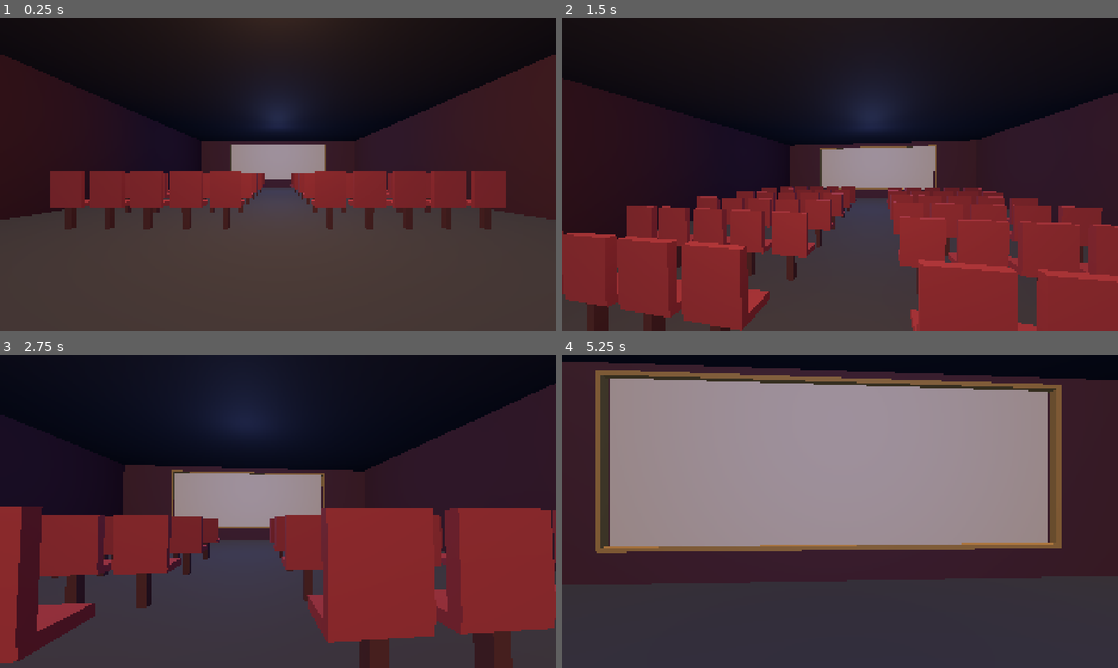
Above: before the commit, frames 1-4 (two rows, left to right).
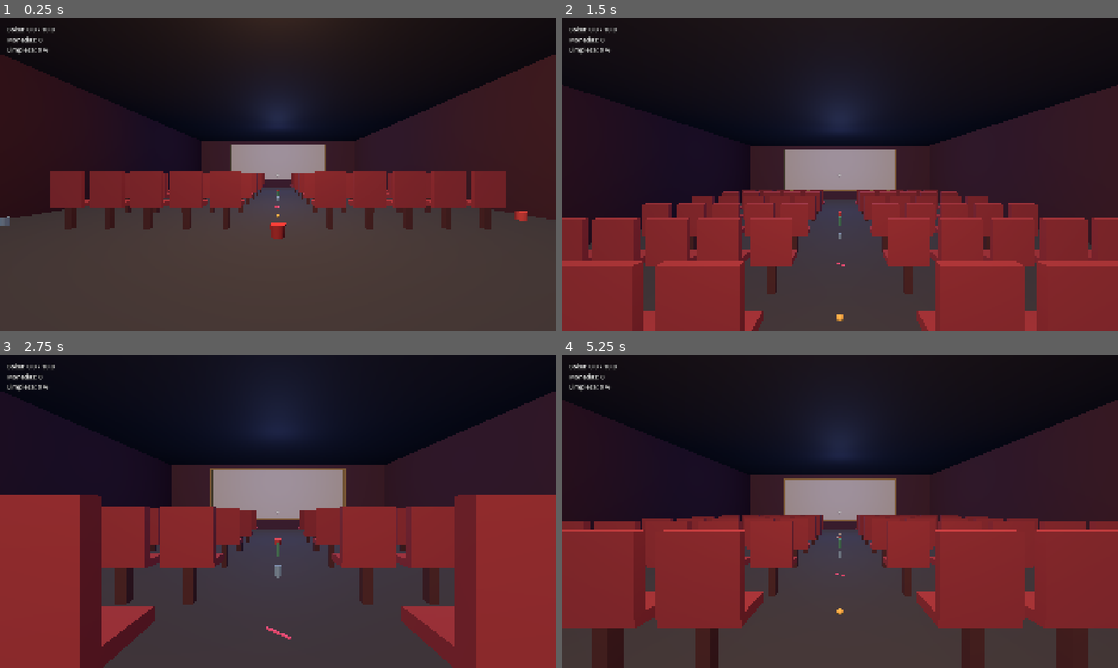
Above: after the commit, the same moments.

Repository: cristhianfg05/TFG_CINEMA
Game: Godot game, scene res://scenes/main/main.tscn
Same seed, same stepped clock (60 frames per second), same inputs: the game is played once before the commit and once after it.
Inputs (mouse positions are in pixels of both pictures, inside the frame that each line leads up to):
- Up to frame 1 (0.25 s): no input
- Up to frame 2 (1.5 s): tap Enter at 0.5 s; move the mouse to (867, 174) at 0.52 s; hold W (move_forward) from 0.53 s (still down); tap E (interact) at 0.6 s; tap Space (jump) at 0.77 s; move the mouse to (812, 174) at 1.27 s; tap Ctrl (crouch) at 1.35 s
- Up to frame 3 (2.75 s): keep holding W (move_forward); tap Space (jump) at 1.52 s; tap E (interact) at 1.55, 2.1 s; move the mouse to (289, 505) at 2.02 s
- Up to frame 4 (5.25 s): keep holding W (move_forward); move the mouse to (834, 517) at 2.77 s; click (834, 517) at 2.85 s; tap Space (jump) at 3.02, 3.77, 4.52 s; tap E (interact) at 3.05, 3.8, 4.35 s; move the mouse to (878, 514) at 3.52 s; hold Shift (sprint) 3.53-4.28 s; tap R (debug_reset, bound only after the commit) at 4.15 s; move the mouse to (795, 508) at 4.27 s; move the mouse to (845, 511) at 5.02 s; hold Ctrl (crouch) from 5.03 s (still down)

The runs differ from the first frame. In frame 1, 0.5% of the frame differs, in the area x 0-95%, y 2-71%; in frame 2, 18%; in frame 3, 29%; in frame 4, 71%, in the area x 0-100%, y 2-100%.

Commit message:
Implement phase 2 core cleaning loop candidate

Diff:
--- a/project.godot
+++ b/project.godot
@@ -72,6 +72,11 @@
 "events": [Object(InputEventKey,"resource_local_to_scene":false,"resource_name":"","device":-1,"window_id":0,"alt_press …(195 unchanged characters)…
 ]
 }
+debug_reset={
+"deadzone": 0.5,
+"events": [Object(InputEventKey,"resource_local_to_scene":false,"resource_name":"","device":-1,"window_id":0,"alt_pressed":false,"shift_pressed":false,"ctrl_pressed":false,"meta_pressed":false,"pressed":false,"keycode":82,"physical_keycode":82,"key_label":82,"unicode":114,"location":0,"echo":false,"script":null)
+]
+}
 
 [rendering]
 
--- /dev/null
+++ b/resources/trash/bottle.tres
@@ -0,0 +1,12 @@
+[gd_resource type="Resource" script_class="TrashDefinition" load_steps=2 format=3]
+
+[ext_resource type="Script" path="res://resources/trash/trash_definition.gd" id="1"]
+
+[resource]
+script = ExtResource("1")
+id = &"bottle"
+display_name = "Botella"
+category = &"container"
+volume = 1.2
+reward = 3
+destination = &"trash_bin"
--- /dev/null
+++ b/resources/trash/bucket.tres
@@ -0,0 +1,12 @@
+[gd_resource type="Resource" script_class="TrashDefinition" load_steps=2 format=3]
+
+[ext_resource type="Script" path="res://resources/trash/trash_definition.gd" id="1"]
+
+[resource]
+script = ExtResource("1")
+id = &"bucket"
+display_name = "Cubo de palomitas"
+category = &"container"
+volume = 1.5
+reward = 4
+destination = &"trash_bin"
--- /dev/null
+++ b/resources/trash/can.tres
@@ -0,0 +1,12 @@
+[gd_resource type="Resource" script_class="TrashDefinition" load_steps=2 format=3]
+
+[ext_resource type="Script" path="res://resources/trash/trash_definition.gd" id="1"]
+
+[resource]
+script = ExtResource("1")
+id = &"can"
+display_name = "Lata"
+category = &"container"
+volume = 0.8
+reward = 2
+destination = &"trash_bin"
--- /dev/null
+++ b/resources/trash/cup.tres
@@ -0,0 +1,12 @@
+[gd_resource type="Resource" script_class="TrashDefinition" load_steps=2 format=3]
+
+[ext_resource type="Script" path="res://resources/trash/trash_definition.gd" id="1"]
+
+[resource]
+script = ExtResource("1")
+id = &"cup"
+display_name = "Vaso"
+category = &"container"
+volume = 1.0
+reward = 2
+destination = &"trash_bin"
--- /dev/null
+++ b/resources/trash/napkin.tres
@@ -0,0 +1,12 @@
+[gd_resource type="Resource" script_class="TrashDefinition" load_steps=2 format=3]
+
+[ext_resource type="Script" path="res://resources/trash/trash_definition.gd" id="1"]
+
+[resource]
+script = ExtResource("1")
+id = &"napkin"
+display_name = "Servilleta"
+category = &"paper"
+volume = 0.2
+reward = 1
+destination = &"trash_bin"
--- /dev/null
+++ b/resources/trash/popcorn.tres
@@ -0,0 +1,12 @@
+[gd_resource type="Resource" script_class="TrashDefinition" load_steps=2 format=3]
+
+[ext_resource type="Script" path="res://resources/trash/trash_definition.gd" id="1"]
+
+[resource]
+script = ExtResource("1")
+id = &"popcorn"
+display_name = "Palomitas"
+category = &"food"
+volume = 0.3
+reward = 1
+destination = &"trash_bin"
--- /dev/null
+++ b/resources/trash/straw.tres
@@ -0,0 +1,12 @@
+[gd_resource type="Resource" script_class="TrashDefinition" load_steps=2 format=3]
+
+[ext_resource type="Script" path="res://resources/trash/trash_definition.gd" id="1"]
+
+[resource]
+script = ExtResource("1")
+id = &"straw"
+display_name = "Pajita"
+category = &"plastic"
+volume = 0.1
+reward = 1
+destination = &"trash_bin"
--- /dev/null
+++ b/resources/trash/ticket.tres
@@ -0,0 +1,12 @@
+[gd_resource type="Resource" script_class="TrashDefinition" load_steps=2 format=3]
+
+[ext_resource type="Script" path="res://resources/trash/trash_definition.gd" id="1"]
+
+[resource]
+script = ExtResource("1")
+id = &"ticket"
+display_name = "Entrada"
+category = &"paper"
+volume = 0.2
+reward = 1
+destination = &"trash_bin"
--- /dev/null
+++ b/resources/trash/trash_definition.gd
@@ -0,0 +1,10 @@
+class_name TrashDefinition
+extends Resource
+
+@export var id: StringName
+@export var display_name: String
+@export var category: StringName
+@export_range(0.01, 10.0, 0.01) var volume: float = 1.0
+@export_range(0, 100, 1) var reward: int = 1
+@export var destination: StringName = &"trash_bin"
+@export var model: PackedScene
--- /dev/null
+++ b/scenes/gameplay/gameplay_manager.tscn
@@ -0,0 +1,12 @@
+[gd_scene load_steps=2 format=3]
+
+[ext_resource type="Script" path="res://scripts/gameplay_manager.gd" id="1_manager"]
+
+[node name="GameplayManager" type="Node" groups=["gameplay_manager"]]
+script = ExtResource("1_manager")
+
+[node name="TrashItems" type="Node3D" parent="."]
+
+[node name="PickupAudio" type="AudioStreamPlayer" parent="."]
+
+[node name="EmptyAudio" type="AudioStreamPlayer" parent="."]
--- /dev/null
+++ b/scenes/gameplay/trash_bin.tscn
@@ -0,0 +1,26 @@
+[gd_scene load_steps=4 format=3]
+
+[ext_resource type="Script" path="res://scripts/trash_bin.gd" id="1_bin"]
+
+[sub_resource type="CylinderMesh" id="CylinderMesh_bin"]
+top_radius = 0.75
+bottom_radius = 0.65
+height = 1.4
+radial_segments = 12
+
+[sub_resource type="CylinderShape3D" id="CylinderShape_bin"]
+height = 1.4
+radius = 0.75
+
+[node name="TrashBin" type="StaticBody3D" groups=["trash_bin"]]
+collision_layer = 1
+collision_mask = 1
+script = ExtResource("1_bin")
+
+[node name="Mesh" type="MeshInstance3D" parent="."]
+position = Vector3(0, 0.7, 0)
+mesh = SubResource("CylinderMesh_bin")
+
+[node name="Collision" type="CollisionShape3D" parent="."]
+position = Vector3(0, 0.7, 0)
+shape = SubResource("CylinderShape_bin")
--- /dev/null
+++ b/scenes/gameplay/trash_item.tscn
@@ -0,0 +1,8 @@
+[gd_scene load_steps=2 format=3]
+
+[ext_resource type="Script" path="res://scripts/trash_item.gd" id="1_item"]
+
+[node name="TrashItem" type="StaticBody3D"]
+collision_layer = 1
+collision_mask = 1
+script = ExtResource("1_item")
--- a/scenes/main/main.tscn
+++ b/scenes/main/main.tscn
@@ -1,7 +1,10 @@
-[gd_scene load_steps=5 format=3]
+[gd_scene load_steps=8 format=3]
 
 [ext_resource type="PackedScene" path="res://scenes/player/player.tscn" id="1_player"]
 [ext_resource type="PackedScene" path="res://scenes/rooms/room_01_blockout.tscn" id="2_room"]
+[ext_resource type="PackedScene" path="res://scenes/gameplay/gameplay_manager.tscn" id="3_manager"]
+[ext_resource type="PackedScene" path="res://scenes/gameplay/trash_bin.tscn" id="4_bin"]
+[ext_resource type="PackedScene" path="res://scenes/ui/gameplay_hud.tscn" id="5_hud"]
 
 [sub_resource type="Environment" id="Environment_main"]
 background_mode = 1
@@ -42,3 +45,10 @@
 [node name="Room01Blockout" parent="." instance=ExtResource("2_room")]
 
 [node name="Player" parent="." instance=ExtResource("1_player")]
+
+[node name="GameplayManager" parent="." instance=ExtResource("3_manager")]
+
+[node name="TrashBin" parent="." instance=ExtResource("4_bin")]
+position = Vector3(-8.5, 0, 12.5)
+
+[node name="GameplayHUD" parent="." instance=ExtResource("5_hud")]
--- a/scenes/player/player.tscn
+++ b/scenes/player/player.tscn
@@ -6,7 +6,7 @@
 radius = 0.35
 height = 1.8
 
-[node name="Player" type="CharacterBody3D"]
+[node name="Player" type="CharacterBody3D" groups=["player"]]
 collision_layer = 1
 collision_mask = 1
 floor_snap_length = 0.3
--- /dev/null
+++ b/scenes/ui/gameplay_hud.tscn
@@ -0,0 +1,7 @@
+[gd_scene load_steps=2 format=3]
+
+[ext_resource type="Script" path="res://scripts/gameplay_hud.gd" id="1_hud"]
+
+[node name="GameplayHUD" type="CanvasLayer"]
+layer = 10
+script = ExtResource("1_hud")
--- /dev/null
+++ b/scripts/gameplay_hud.gd
@@ -0,0 +1,83 @@
+extends CanvasLayer
+
+var _prompt_label: Label
+var _bag_label: Label
+var _coins_label: Label
+var _clean_label: Label
+var _manager: Node
+
+
+func _ready() -> void:
+	add_to_group("gameplay_hud")
+	_build_ui()
+	_manager = get_tree().get_first_node_in_group("gameplay_manager")
+	var player = get_tree().get_first_node_in_group("player")
+	if _manager:
+		_manager.state_changed.connect(_update_state)
+		_update_state()
+	if player:
+		player.interaction_prompt_changed.connect(_set_prompt)
+
+
+func _build_ui() -> void:
+	var root_control := Control.new()
+	root_control.name = "HUDRoot"
+	root_control.set_anchors_and_offsets_preset(Control.PRESET_FULL_RECT)
+	add_child(root_control)
+
+	var crosshair := Label.new()
+	crosshair.name = "Crosshair"
+	crosshair.text = "+"
+	crosshair.horizontal_alignment = HORIZONTAL_ALIGNMENT_CENTER
+	crosshair.vertical_alignment = VERTICAL_ALIGNMENT_CENTER
+	crosshair.add_theme_font_size_override("font_size", 26)
+	crosshair.add_theme_color_override("font_color", Color.WHITE)
+	crosshair.add_theme_color_override("font_outline_color", Color.BLACK)
+	crosshair.add_theme_constant_override("outline_size", 4)
+	crosshair.set_anchors_preset(Control.PRESET_CENTER)
+	crosshair.position = Vector2(-20, -20)
+	crosshair.size = Vector2(40, 40)
+	root_control.add_child(crosshair)
+
+	_prompt_label = Label.new()
+	_prompt_label.name = "Prompt"
+	_prompt_label.horizontal_alignment = HORIZONTAL_ALIGNMENT_CENTER
+	_prompt_label.add_theme_font_size_override("font_size", 24)
+	_prompt_label.add_theme_color_override("font_color", Color("ffe9a6"))
+	_prompt_label.add_theme_color_override("font_outline_color", Color.BLACK)
+	_prompt_label.add_theme_constant_override("outline_size", 6)
+	_prompt_label.set_anchors_preset(Control.PRESET_CENTER_BOTTOM)
+	_prompt_label.position = Vector2(-400, -150)
+	_prompt_label.size = Vector2(800, 50)
+	root_control.add_child(_prompt_label)
+
+	var stats := VBoxContainer.new()
+	stats.name = "Stats"
+	stats.position = Vector2(24, 24)
+	stats.add_theme_constant_override("separation", 4)
+	root_control.add_child(stats)
+	_bag_label = _make_stat_label()
+	_coins_label = _make_stat_label()
+	_clean_label = _make_stat_label()
+	stats.add_child(_bag_label)
+	stats.add_child(_coins_label)
+	stats.add_child(_clean_label)
+
+
+func _make_stat_label() -> Label:
+	var label := Label.new()
+	label.add_theme_font_size_override("font_size", 22)
+	label.add_theme_color_override("font_color", Color.WHITE)
+	label.add_theme_color_override("font_outline_color", Color.BLACK)
+	label.add_theme_constant_override("outline_size", 5)
+	return label
+
+
+func _set_prompt(prompt: String) -> void:
+	_prompt_label.text = prompt
+
+
+func _update_state() -> void:
+	_bag_label.text = "Bolsa: %.1f / %.1f" % [_manager.bag_volume, _manager.bag_capacity]
+	_coins_label.text = "Monedas: %d" % _manager.coins
+	_clean_label.text = "Limpieza: %d %%" % _manager.get_clean_percent()
--- /dev/null
+++ b/scripts/gameplay_manager.gd
@@ -0,0 +1,118 @@
+extends Node
+
+signal state_changed
+
+const TRASH_SCENE := preload("res://scenes/gameplay/trash_item.tscn")
+const DEFINITIONS: Array[Resource] = [
+	preload("res://resources/trash/ticket.tres"),
+	preload("res://resources/trash/napkin.tres"),
+	preload("res://resources/trash/cup.tres"),
+	preload("res://resources/trash/bottle.tres"),
+	preload("res://resources/trash/can.tres"),
+	preload("res://resources/trash/straw.tres"),
+	preload("res://resources/trash/popcorn.tres"),
+	preload("res://resources/trash/bucket.tres"),
+]
+const SPAWN_POSITIONS: Array[Vector3] = [
+	Vector3(0.0, 0.02, -10.0), Vector3(0.0, 0.02, -7.8),
+	Vector3(0.0, 0.02, -5.8), Vector3(0.0, 0.02, -3.4),
+	Vector3(0.0, 0.02, -1.0), Vector3(0.0, 0.02, 1.4),
+	Vector3(0.0, 0.02, 3.8), Vector3(0.0, 0.02, 6.2),
+	Vector3(-8.7, 0.02, -9.0), Vector3(-8.7, 0.02, -5.8),
+	Vector3(-8.7, 0.02, -2.2), Vector3(-8.7, 0.02, 1.4),
+	Vector3(-8.7, 0.02, 5.0), Vector3(-8.7, 0.02, 9.0),
+	Vector3(8.7, 0.02, -10.0), Vector3(8.7, 0.02, -7.0),
+	Vector3(8.7, 0.02, -3.4), Vector3(8.7, 0.02, 0.2),
+	Vector3(8.7, 0.02, 4.2), Vector3(8.7, 0.02, 8.0),
+]
+
+@export var bag_capacity: float = 10.0
+
+var bag_volume: float = 0.0
+var coins: int = 0
+var remaining_trash: int = 0
+var total_trash: int = 0
+var _pending_reward: int = 0
+
+@onready var trash_items: Node3D = $TrashItems
+@onready var pickup_audio: AudioStreamPlayer = $PickupAudio
+@onready var empty_audio: AudioStreamPlayer = $EmptyAudio
+
+
+func _ready() -> void:
+	pickup_audio.stream = _make_tone(660.0, 0.07)
+	empty_audio.stream = _make_tone(220.0, 0.18)
+	_spawn_trash()
+	state_changed.emit()
+
+
+func _unhandled_input(event: InputEvent) -> void:
+	if event.is_action_pressed("debug_reset"):
+		get_tree().reload_current_scene()
+
+
+func can_collect(definition: Resource) -> bool:
+	return definition != null and bag_volume + float(definition.volume) <= bag_capacity + 0.0001
+
+
+func try_collect(item: Node) -> bool:
+	if item == null or not is_instance_valid(item) or item.definition == null:
+		return false
+	var definition: Resource = item.definition
+	if not can_collect(definition):
+		return false
+	bag_volume += float(definition.volume)
+	_pending_reward += int(definition.reward)
+	remaining_trash = maxi(0, remaining_trash - 1)
+	item.collect()
+	if DisplayServer.get_name() != "headless":
+		pickup_audio.play()
+	state_changed.emit()
+	return true
+
+
+func empty_bag() -> bool:
+	if bag_volume <= 0.0:
+		return false
+	coins += _pending_reward
+	bag_volume = 0.0
+	_pending_reward = 0
+	if DisplayServer.get_name() != "headless":
+		empty_audio.play()
+	state_changed.emit()
+	return true
+
+
+func get_clean_percent() -> int:
+	if total_trash <= 0:
+		return 100
+	return roundi(float(total_trash - remaining_trash) / float(total_trash) * 100.0)
+
+
+func _spawn_trash() -> void:
+	for index in SPAWN_POSITIONS.size():
+		var item := TRASH_SCENE.instantiate()
+		item.name = "Trash_%02d_%s" % [index + 1, DEFINITIONS[index % DEFINITIONS.size()].id]
+		item.definition = DEFINITIONS[index % DEFINITIONS.size()]
+		item.position = SPAWN_POSITIONS[index]
+		item.rotation.y = deg_to_rad(float((index * 47) % 360))
+		trash_items.add_child(item)
+	total_trash = SPAWN_POSITIONS.size()
+	remaining_trash = total_trash
+
+
+func _make_tone(frequency: float, duration: float) -> AudioStreamWAV:
+	var stream := AudioStreamWAV.new()
+	stream.format = AudioStreamWAV.FORMAT_8_BITS
+	stream.mix_rate = 22050
+	stream.stereo = false
+	var sample_count := int(stream.mix_rate * duration)
+	var audio_data := PackedByteArray()
+	audio_data.resize(sample_count)
+	for sample_index in sample_count:
+		var time := float(sample_index) / float(stream.mix_rate)
+		var envelope := 1.0 - float(sample_index) / float(sample_count)
+		var sample := 128.0 + sin(TAU * frequency * time) * 72.0 * envelope
+		audio_data[sample_index] = clampi(roundi(sample), 0, 255)
+	stream.data = audio_data
+	return stream
--- a/scripts/player_controller.gd
+++ b/scripts/player_controller.gd
@@ -1,5 +1,7 @@
 class_name PlayerController
 extends CharacterBody3D
+
+signal interaction_prompt_changed(prompt: String)
 
 @export_category("Movement")
 @export var walk_speed: float = 4.5
@@ -30,6 +32,7 @@
 var _is_crouching: bool = false
 var _respawn_transform: Transform3D
 var _capsule: CapsuleShape3D
+var _focused_interactable: Node
 
 
 func _ready() -> void:
@@ -82,6 +85,7 @@
 	velocity.z = horizontal.z
 
 	move_and_slide()
+	_update_interaction()
 
 	if global_position.y < fall_limit_y:
 		respawn()
@@ -104,6 +108,30 @@
 	if interaction_raycast.is_colliding():
 		return interaction_raycast.get_collider()
 	return null
+
+
+func _update_interaction() -> void:
+	var target := get_interaction_target() as Node
+	if target == null or not target.has_method("get_interaction_prompt"):
+		target = null
+	if target != _focused_interactable:
+		_set_focused_interactable(target)
+
+	var prompt := ""
+	if _focused_interactable and is_instance_valid(_focused_interactable):
+		prompt = _focused_interactable.get_interaction_prompt()
+		if Input.is_action_just_pressed("interact"):
+			_focused_interactable.interact(self)
+	interaction_prompt_changed.emit(prompt)
+
+
+func _set_focused_interactable(target: Node) -> void:
+	if _focused_interactable and is_instance_valid(_focused_interactable):
+		if _focused_interactable.has_method("set_focused"):
+			_focused_interactable.set_focused(false)
+	_focused_interactable = target
+	if _focused_interactable and _focused_interactable.has_method("set_focused"):
+		_focused_interactable.set_focused(true)
 
 
 func is_crouching() -> bool:
--- /dev/null
+++ b/scripts/trash_bin.gd
@@ -0,0 +1,33 @@
+extends StaticBody3D
+
+@onready var mesh: MeshInstance3D = $Mesh
+
+var _base_material := StandardMaterial3D.new()
+var _highlight_material := StandardMaterial3D.new()
+
+
+func _ready() -> void:
+	_base_material.albedo_color = Color("315c46")
+	_base_material.roughness = 0.95
+	_highlight_material.albedo_color = Color("ffe66d")
+	_highlight_material.emission_enabled = true
+	_highlight_material.emission = Color("7a6500")
+	_highlight_material.emission_energy_multiplier = 1.5
+	mesh.material_override = _base_material
+
+
+func set_focused(focused: bool) -> void:
+	mesh.material_override = _highlight_material if focused else _base_material
+
+
+func get_interaction_prompt() -> String:
+	var manager = get_tree().get_first_node_in_group("gameplay_manager")
+	if manager and manager.bag_volume > 0.0:
+		return "E — Vaciar bolsa"
+	return "Bolsa vacía"
+
+
+func interact(_player: Node) -> void:
+	var manager = get_tree().get_first_node_in_group("gameplay_manager")
+	if manager:
+		manager.empty_bag()
--- /dev/null
+++ b/scripts/trash_item.gd
@@ -0,0 +1,131 @@
+extends StaticBody3D
+
+@export var definition: Resource
+
+var _mesh_instance: MeshInstance3D
+var _base_material: StandardMaterial3D
+var _highlight_material: StandardMaterial3D
+
+
+func _ready() -> void:
+	add_to_group("trash_item")
+	_build_placeholder()
+
+
+func set_focused(focused: bool) -> void:
+	if _mesh_instance:
+		_mesh_instance.material_override = _highlight_material if focused else _base_material
+
+
+func get_interaction_prompt() -> String:
+	if definition == null:
+		return ""
+	var manager = get_tree().get_first_node_in_group("gameplay_manager")
+	if manager == null:
+		return ""
+	if manager.can_collect(definition):
+		return "E — Recoger: %s" % definition.display_name
+	return "Bolsa llena — vacíala en el contenedor"
+
+
+func interact(_player: Node) -> void:
+	var manager = get_tree().get_first_node_in_group("gameplay_manager")
+	if manager:
+		manager.try_collect(self)
+
+
+func collect() -> void:
+	set_focused(false)
+	collision_layer = 0
+	queue_free()
+
+
+func _build_placeholder() -> void:
+	if definition == null:
+		push_error("TrashItem requires a TrashDefinition")
+		return
+
+	_mesh_instance = MeshInstance3D.new()
+	_mesh_instance.name = "Mesh"
+	var collision := CollisionShape3D.new()
+	collision.name = "Collision"
+	var item_id := String(definition.id)
+	var dimensions := _get_dimensions(item_id)
+	_mesh_instance.mesh = _make_mesh(item_id, dimensions)
+	_mesh_instance.position.y = dimensions.y * 0.5
+	collision.shape = _make_shape(item_id, dimensions)
+	collision.position.y = dimensions.y * 0.5
+
+	_base_material = StandardMaterial3D.new()
+	_base_material.albedo_color = _get_color(item_id)
+	_base_material.roughness = 0.85
+	_highlight_material = StandardMaterial3D.new()
+	_highlight_material.albedo_color = Color("ffe66d")
+	_highlight_material.emission_enabled = true
+	_highlight_material.emission = Color("9a6f00")
+	_highlight_material.emission_energy_multiplier = 1.8
+	_mesh_instance.material_override = _base_material
+
+	add_child(_mesh_instance)
+	add_child(collision)
+
+
+func _get_dimensions(item_id: String) -> Vector3:
+	match item_id:
+		"ticket": return Vector3(0.34, 0.025, 0.14)
+		"napkin": return Vector3(0.3, 0.02, 0.26)
+		"cup": return Vector3(0.28, 0.3, 0.28)
+		"bottle": return Vector3(0.18, 0.46, 0.18)
+		"can": return Vector3(0.18, 0.26, 0.18)
+		"straw": return Vector3(0.025, 0.025, 0.4)
+		"popcorn": return Vector3(0.14, 0.12, 0.14)
+		"bucket": return Vector3(0.36, 0.34, 0.36)
+		_: return Vector3(0.2, 0.2, 0.2)
+
+
+func _make_mesh(item_id: String, dimensions: Vector3) -> PrimitiveMesh:
+	if item_id in ["cup", "bottle", "can", "bucket"]:
+		var cylinder := CylinderMesh.new()
+		cylinder.height = dimensions.y
+		cylinder.bottom_radius = dimensions.x * 0.5
+		cylinder.top_radius = dimensions.x * (0.58 if item_id in ["cup", "bucket"] else 0.5)
+		cylinder.radial_segments = 8
+		return cylinder
+	if item_id == "popcorn":
+		var sphere := SphereMesh.new()
+		sphere.radius = dimensions.x * 0.5
+		sphere.height = dimensions.y
+		sphere.radial_segments = 8
+		sphere.rings = 4
+		return sphere
+	var box := BoxMesh.new()
+	box.size = dimensions
+	return box
+
+
+func _make_shape(item_id: String, dimensions: Vector3) -> Shape3D:
+	if item_id in ["cup", "bottle", "can", "bucket"]:
+		var cylinder := CylinderShape3D.new()
+		cylinder.height = dimensions.y
+		cylinder.radius = dimensions.x * 0.5
+		return cylinder
+	if item_id == "popcorn":
+		var sphere := SphereShape3D.new()
+		sphere.radius = dimensions.x * 0.5
+		return sphere
+	var box := BoxShape3D.new()
+	box.size = dimensions
+	return box
+
+
+func _get_color(item_id: String) -> Color:
+	match item_id:
+		"ticket": return Color("d8c99b")
+		"napkin": return Color("e7ddd2")
+		"cup": return Color("d94b4b")
+		"bottle": return Color("4d9a78")
+		"can": return Color("7ca6c8")
+		"straw": return Color("f05d9b")
+		"popcorn": return Color("f4c95d")
+		"bucket": return Color("c73737")
+		_: return Color("ffffff")
--- /dev/null
+++ b/tests/phase_2_smoke.gd
@@ -0,0 +1,104 @@
+extends SceneTree
+
+var _failures: Array[String] = []
+
+
+func _initialize() -> void:
+	call_deferred("_run")
+
+
+func _run() -> void:
+	_expect(InputMap.has_action("debug_reset"), "Missing debug reset input")
+	var scene := load("res://scenes/main/main.tscn") as PackedScene
+	_expect(scene != null, "Main scene failed to load")
+	if scene == null:
+		_finish()
+		return
+	var main := scene.instantiate()
+	root.add_child(main)
+	await process_frame
+	await physics_frame
+
+	var manager = get_first_node_in_group("gameplay_manager")
+	var trash_bin = get_first_node_in_group("trash_bin")
+	var hud = get_first_node_in_group("gameplay_hud")
+	_expect(manager != null, "Gameplay manager is missing")
+	_expect(trash_bin != null, "Trash bin is missing")
+	_expect(hud != null, "Gameplay HUD is missing")
+	_expect(get_nodes_in_group("trash_item").size() == 20, "Expected 20 trash items")
+	if manager:
+		_expect(manager.total_trash == 20, "Total trash count is incorrect")
+		_expect(manager.remaining_trash == 20, "Initial remaining count is incorrect")
+		_expect(manager.get_clean_percent() == 0, "Initial clean percentage is not zero")
+		_expect(is_equal_approx(manager.bag_capacity, 10.0), "Initial bag capacity is not 10")
+		_expect(manager.pickup_audio.stream is AudioStreamWAV, "Pickup sound was not generated")
+		_expect(manager.empty_audio.stream is AudioStreamWAV, "Emptying sound was not generated")
+		var initial_item = get_nodes_in_group("trash_item")[0]
+		_expect(
+			String(initial_item.get_interaction_prompt()).begins_with("E — Recoger"),
+			"Valid trash does not expose the pickup prompt"
+		)
+
+		var collected_before_full := 0
+		var rejected_item: Node = null
+		for item in get_nodes_in_group("trash_item"):
+			if manager.try_collect(item):
+				collected_before_full += 1
+			elif rejected_item == null:
+				rejected_item = item
+			_expect(manager.bag_volume <= manager.bag_capacity + 0.0001, "Bag exceeded capacity")
+		await process_frame
+		_expect(collected_before_full < 20, "Bag never reached a capacity limit")
+		_expect(rejected_item != null, "No item was rejected when the bag filled")
+		if rejected_item:
+			_expect(
+				rejected_item.get_interaction_prompt() == "Bolsa llena — vacíala en el contenedor",
+				"Full bag prompt is incorrect"
+			)
+		_expect(trash_bin.get_interaction_prompt() == "E — Vaciar bolsa", "Bin prompt is missing")
+		var coins_before_empty: int = manager.coins
+		_expect(manager.empty_bag(), "Non-empty bag could not be emptied")
+		_expect(manager.coins > coins_before_empty, "Emptying did not award coins")
+		_expect(is_zero_approx(manager.bag_volume), "Bag volume did not reset")
+		var coins_after_empty: int = manager.coins
+		_expect(not manager.empty_bag(), "Empty bag was accepted twice")
+		_expect(manager.coins == coins_after_empty, "Repeated emptying duplicated coins")
+		_expect(trash_bin.get_interaction_prompt() == "Bolsa vacía", "Empty bin prompt is incorrect")
+
+		while manager.remaining_trash > 0:
+			var collected_this_pass := false
+			for item in get_nodes_in_group("trash_item"):
+				if is_instance_valid(item) and not item.is_queued_for_deletion():
+					if manager.try_collect(item):
+						collected_this_pass = true
+			await process_frame
+			if manager.remaining_trash > 0:
+				_expect(manager.empty_bag(), "Could not empty bag while trash remained")
+			if not collected_this_pass and manager.remaining_trash > 0:
+				_failures.append("Trash collection loop made no progress")
+				break
+
+		_expect(manager.remaining_trash == 0, "Not all trash could be collected")
+		_expect(manager.get_clean_percent() == 100, "Clean percentage did not reach 100")
+		manager.empty_bag()
+		_expect(manager.coins > 0, "Final coin total is not positive")
+
+	Input.mouse_mode = Input.MOUSE_MODE_VISIBLE
+	main.queue_free()
+	await process_frame
+	call_deferred("_finish")
+
+
+func _expect(condition: bool, message: String) -> void:
+	if not condition:
+		_failures.append(message)
+		push_error(message)
+
+
+func _finish() -> void:
+	if _failures.is_empty():
+		print("PHASE_2_SMOKE_OK")
+		quit(0)
+	else:
+		print("PHASE_2_SMOKE_FAILED: %s" % ", ".join(_failures))
+		quit(1)
Not shown, added: resources/trash/trash_definition.gd.uid
Not shown, added: scripts/gameplay_hud.gd.uid
Not shown, added: scripts/gameplay_manager.gd.uid
Not shown, added: scripts/trash_bin.gd.uid
Not shown, added: scripts/trash_item.gd.uid
Not shown, added: tests/phase_2_smoke.gd.uid
Not shown, changed: docs/ASSET_MANIFEST.md
Not shown, changed: docs/DECISIONS.md
Not shown, changed: docs/GAME_SCOPE.md
Not shown, changed: docs/LICENSES.md
Not shown, added: docs/PHASE_2_TEST_CHECKLIST.md
Not shown, changed: docs/TEST_LOG.md
